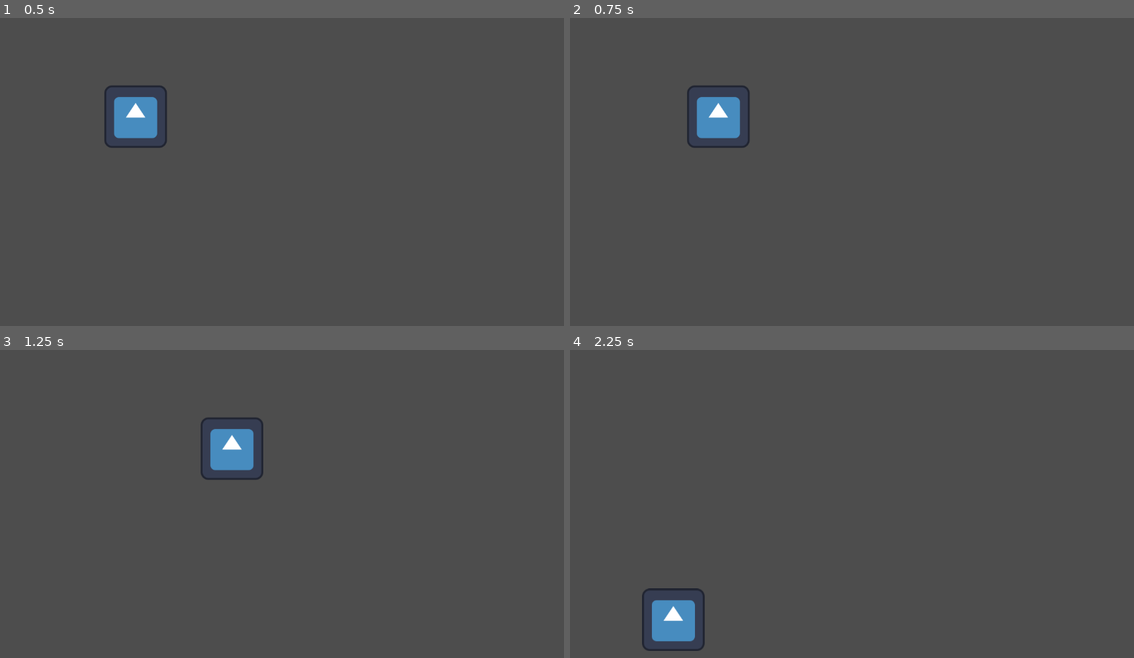
Above: before the commit, frames 1-4 (two rows, left to right).
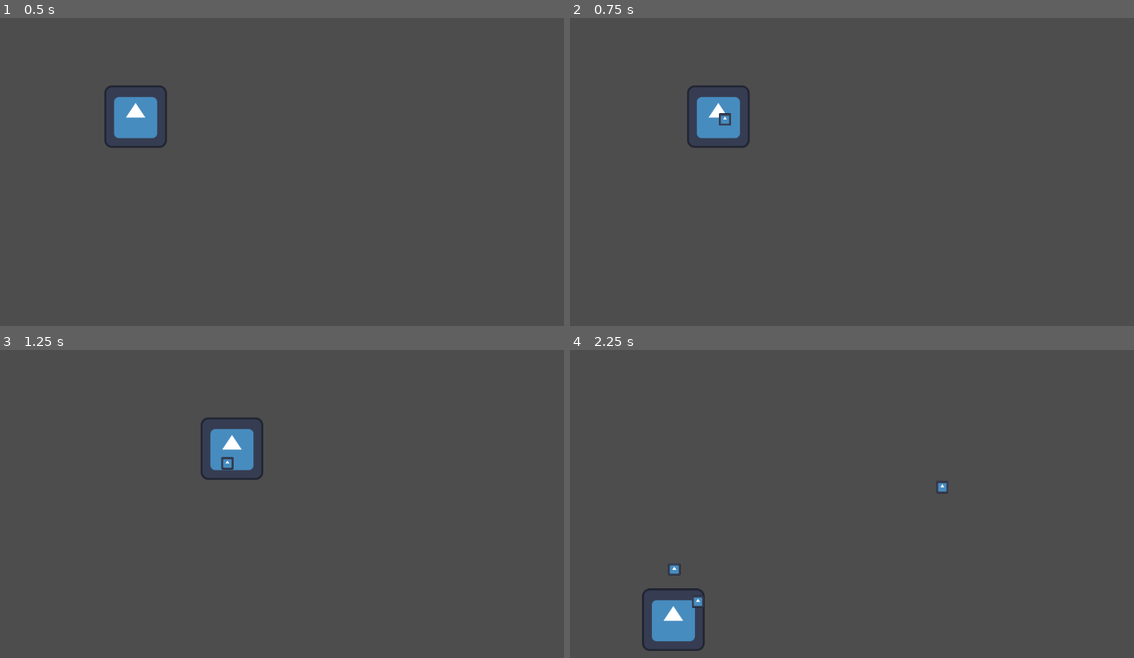
Above: after the commit, the same moments.

Repository: Ninesliced/globalgamejam2025
Game: Godot game, scene res://scenes/main.tscn
The game is run twice, just before and just after one commit, with the same random seed, the same clock (stepped at 60 frames per second) and the same inputs. The engine's default icon, where the game draws it, is replaced by a stand-in: a white triangle on a blue panel in a dark square.
Inputs (mouse positions are in pixels of both pictures, inside the frame that each line leads up to):
- Up to frame 1 (0.5 s): no input
- Up to frame 2 (0.75 s): tap Enter (ui_accept) at 0.5 s; move the mouse to (976, 159) at 0.52 s; hold D (right) from 0.53 s (still down); click (976, 159) at 0.6 s
- Up to frame 3 (1.25 s): keep holding D (right); tap Enter (ui_accept) at 0.77 s
- Up to frame 4 (2.25 s): move the mouse to (739, 525) at 1.27 s; right-click (739, 525) at 1.35 s; tap Enter (ui_accept) at 1.52 s; click (739, 525) at 1.55 s; move the mouse to (908, 439) at 2.02 s; release D (right) at 2.03 s; hold A (left) from 2.03 s (still down); click (908, 439) at 2.1 s

Frame 1 is identical in both runs. In frame 2, less than 0.1% of the frame differs, in the area x 26-29%, y 30-36%; in frame 3, less than 0.1%; in frame 4, 0.2%, in the area x 17-68%, y 42-84%.
Error before the commit: Out of bounds get index '0' (on base: 'Array[Weapon]') (res://scenes/actors/player/shoot_component.gd:29)

Commit message:
ADD base weapon and bullet for test

Diff:
--- a/scenes/actors/bullets/bullet.gd
+++ b/scenes/actors/bullets/bullet.gd
@@ -1,7 +1,7 @@
 extends Node2D
 class_name Bullet
 @export var speed = 300.0
-
+var _direction : Vector2 = Vector2.ZERO
 # Called when the node enters the scene tree for the first time.
 func _ready():
 	pass # Replace with function body.
@@ -9,4 +9,11 @@
 
 # Called every frame. 'delta' is the elapsed time since the previous frame.
 func _process(delta):
+	var velocity = _direction * speed
+	position += velocity * delta
 	pass
+
+
+func set_direction(direction: Vector2):
+	_direction = direction
+	pass
--- a/scenes/actors/bullets/bullet_base.tscn
+++ b/scenes/actors/bullets/bullet_base.tscn
@@ -1,5 +1,11 @@
-[gd_scene load_steps=2 format=3 uid="uid://cvjydd0xa6rn0"]
+[gd_scene load_steps=3 format=3 uid="uid://cvjydd0xa6rn0"]
 
 [ext_resource type="PackedScene" uid="uid://buy6nd4bjnxr8" path="res://scenes/actors/bullets/bullet.tscn" id="1_jhdad"]
+[ext_resource type="Texture2D" uid="uid://03ulstrdc4rm" path="res://icon.svg" id="2_tkodm"]
 
 [node name="Bullet" instance=ExtResource("1_jhdad")]
+
+[node name="Icon" type="Sprite2D" parent="." index="0"]
+position = Vector2(2.08165e-12, 2.08165e-12)
+scale = Vector2(0.2, 0.2)
+texture = ExtResource("2_tkodm")
--- a/scenes/actors/player/shoot_component.gd
+++ b/scenes/actors/player/shoot_component.gd
@@ -5,9 +5,11 @@
 # Called when the node enters the scene tree for the first time.
 func _ready():
 	super()
-	for node in get_parent().get_children():
+	for node in get_children():
 		if node is Weapon:
 			add_weapon(node)
+		else:
+			print("Node is not a weapon: ", node)
 	pass # Replace with function body.
 
 func _process(delta):
@@ -26,5 +28,8 @@
 	pass
 
 func shoot_weapon(direction: Vector2):
+	if _weapons.size() == 0:
+		print("No weapons to shoot")
+		return
 	_weapons[0].shoot(direction)
 	pass
--- a/scenes/actors/weapons/base_weapon.gd
+++ b/scenes/actors/weapons/base_weapon.gd
@@ -1,5 +1,4 @@
 extends Weapon
-
 
 # Called when the node enters the scene tree for the first time.
 func _ready():
@@ -11,8 +10,8 @@
 	pass
 
 func shoot(direction: Vector2):
-	var bullet_instance = bullet_scene.instantiate()
-	bullet_instance.position = global_position
-	bullet_instance.direction = direction
-	get_parent().add_child(bullet_instance)
+	var bullet_instance : Bullet = bullet_scene.instantiate()
+	bullet_instance.global_position = global_position
+	bullet_instance.set_direction(direction)
+	get_tree().get_root().add_child(bullet_instance)
 	pass
--- a/scenes/actors/weapons/base_weapon.tscn
+++ b/scenes/actors/weapons/base_weapon.tscn
@@ -1,7 +1,9 @@
-[gd_scene load_steps=3 format=3 uid="uid://dhcnvfpyf02uy"]
+[gd_scene load_steps=4 format=3 uid="uid://dhcnvfpyf02uy"]
 
 [ext_resource type="PackedScene" uid="uid://ba685dj1syyam" path="res://scenes/actors/weapons/weapon.tscn" id="1_5d88k"]
 [ext_resource type="Script" path="res://scenes/actors/weapons/base_weapon.gd" id="2_oh7on"]
+[ext_resource type="PackedScene" uid="uid://cvjydd0xa6rn0" path="res://scenes/actors/bullets/bullet_base.tscn" id="3_gem6u"]
 
 [node name="Weapon" instance=ExtResource("1_5d88k")]
 script = ExtResource("2_oh7on")
+bullet_scene = ExtResource("3_gem6u")
